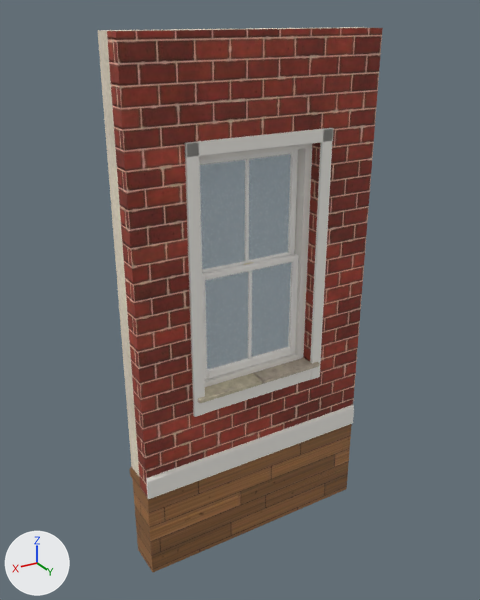
One commit to the glTF model kits/mansao/pieces/w0_win.glb: the scene before it, then after it.
Before and after are seen from a camera (50 mm lens) standing at (2.49, 4.16, 3.39) and looking at (0.04, 0.07, 1.35). Arrows for +X, +Y and +Z are at lower left; the lights stay in place. The older version comes first. Where no turn or scale is listed for an object, it has been applied to the vertices.

Objects in the first picture: 'w0_win_brick', 'w0_win_frame', 'w0_win_glass', 'w0_win_oak', 'w0_win_plaster', 'w0_win_sash', 'w0_win_stone_t', 'w0_win_trim'.
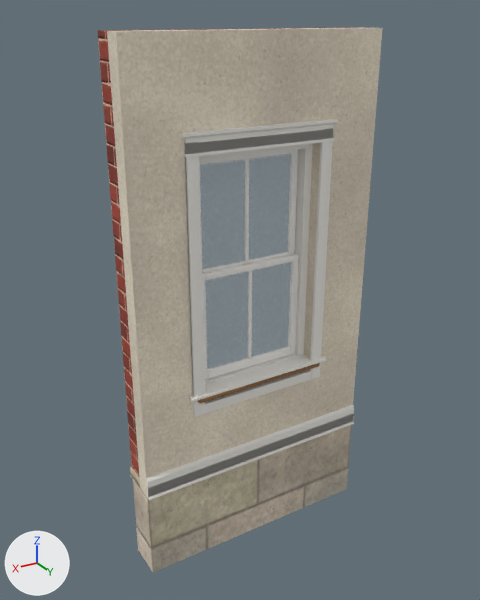
Where the newer file only moved an object's origin or applied its transform, the numbers keep the older frame.

Where the change shows, as pixel boxes (x1, y1, x2, y2) in the pictures (480 x 600 px):
'w0_win_plaster', surface changed (red to grey)
    both: (107, 28, 383, 498)
'w0_win_stone_t', surface changed (lighter)
    both: (130, 425, 352, 572)
'molduras', added
    after: (146, 119, 354, 500)
'w0_win_brick', surface changed
    both: (97, 27, 364, 476)
'w0_win_oak', surface changed
    both: (198, 363, 320, 403)
'w0_win_sash', unchanged, covered by the edit
    before: (199, 149, 299, 380)
    after: (199, 149, 298, 274)
'folha_sash', unchanged, uncovered by the edit
    after: (202, 254, 299, 380)

What changed in the scene script:
```text
Change mat_stone_t:
    where n2 = _N.new('ShaderNodeTexImage'); n2.name = 'Image Texture'
    n2.image: img_image_0 -> img_image_12
    where n5 = _N.new('ShaderNodeTexImage'); n5.name = 'Image Texture.001'
    n5.image: img_image_3 -> img_image_15
    where n7 = _N.new('ShaderNodeTexImage'); n7.name = 'Image Texture.002'
    n7.image: img_image_1 -> img_image_13
Change mat_plaster:
    where n2 = _N.new('ShaderNodeTexImage'); n2.name = 'Image Texture'
    n2.image: img_image_4 -> img_image_8
    where n5 = _N.new('ShaderNodeTexImage'); n5.name = 'Image Texture.001'
    n5.image: img_image_7 -> img_image_11
    where n7 = _N.new('ShaderNodeTexImage'); n7.name = 'Image Texture.002'
    n7.image: img_image_5 -> img_image_9
Change mat_brick:
    where n2 = _N.new('ShaderNodeTexImage'); n2.name = 'Image Texture'
    n2.image: img_image_8 -> img_image_4
    where n5 = _N.new('ShaderNodeTexImage'); n5.name = 'Image Texture.001'
    n5.image: img_image_11 -> img_image_7
    where n7 = _N.new('ShaderNodeTexImage'); n7.name = 'Image Texture.002'
    n7.image: img_image_9 -> img_image_5
Change mat_oak:
    where n2 = _N.new('ShaderNodeTexImage'); n2.name = 'Image Texture'
    n2.image: img_image_12 -> img_image_0
    where n5 = _N.new('ShaderNodeTexImage'); n5.name = 'Image Texture.001'
    n5.image: img_image_15 -> img_image_3
    where n7 = _N.new('ShaderNodeTexImage'); n7.name = 'Image Texture.002'
    n7.image: img_image_13 -> img_image_1
Add me_molduras:
    me_molduras.from_pydata(...)  # 110 vertices, 188 faces; spans x -1.0..1.0, y 0.2..0.35, z 0.0..2.7
    me_molduras.materials.append(mat_trim)  # white #f8f6ef
Add ob_molduras:
    ob_molduras = bpy.data.objects.new('molduras', me_molduras)
    ob_molduras.location = (0.0, 0.0, 0.0)
```
